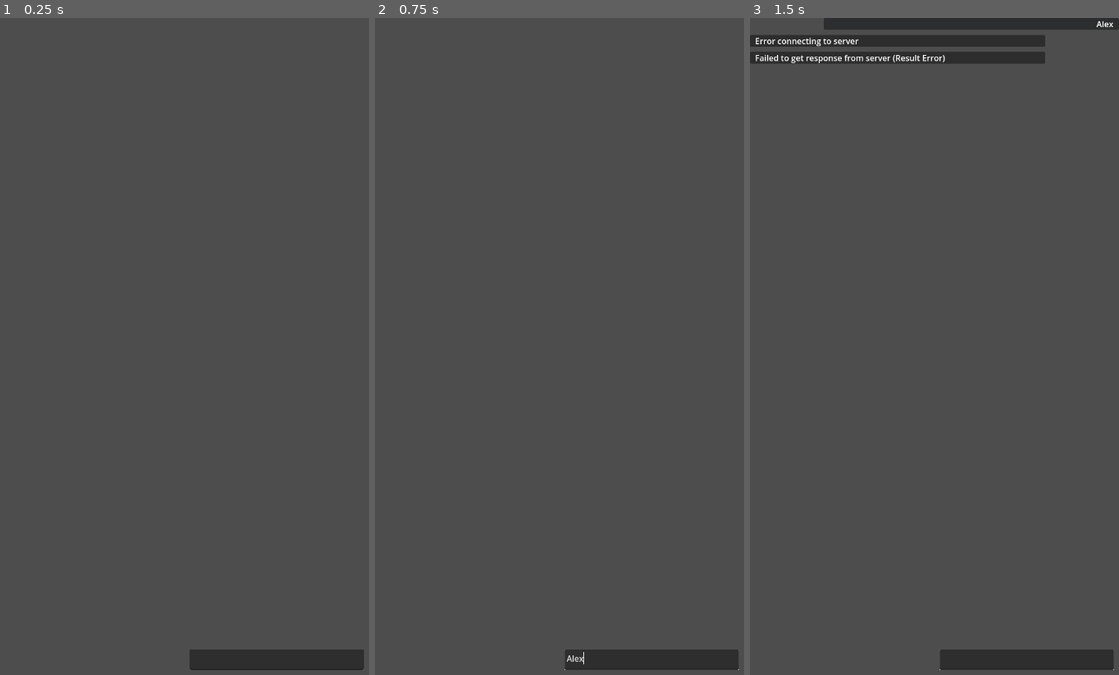
Above: before the commit, frames 1-3 (left to right).
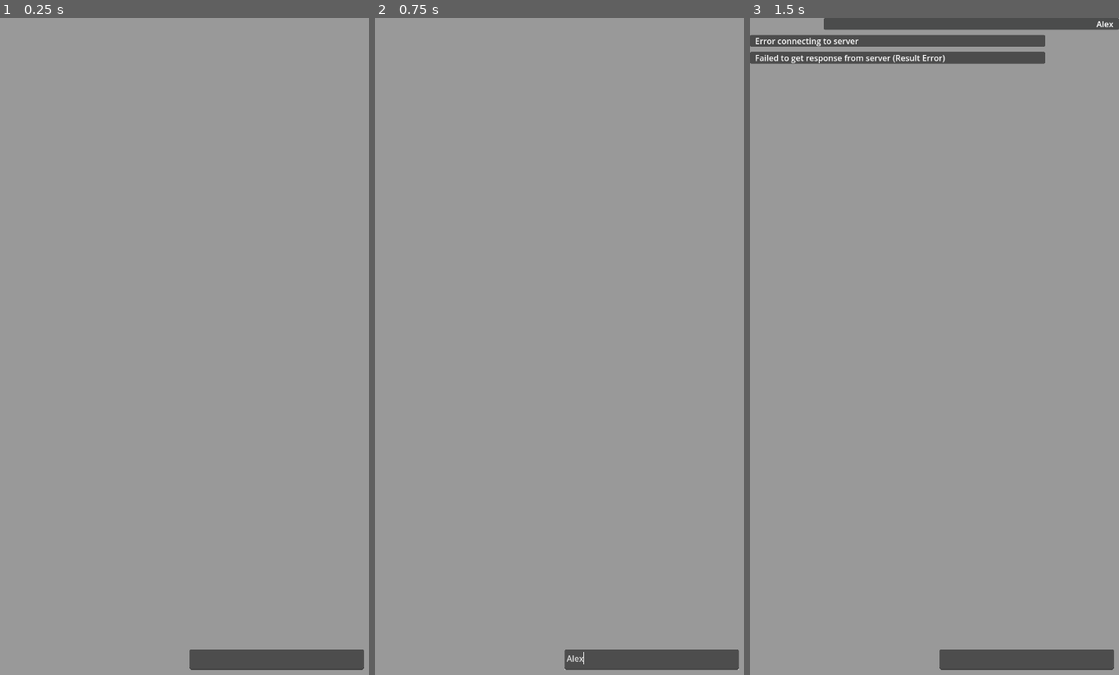
Above: after the commit, the same moments.

Repository: 0-5788719150923125/praxis
Game: Godot game, scene res://scenes/main.tscn
Same seed, same stepped clock (60 frames per second), same inputs: the game is played once before the commit and once after it.
Inputs (mouse positions are in pixels of both pictures, inside the frame that each line leads up to):
- Up to frame 1 (0.25 s): no input
- Up to frame 2 (0.75 s): click (651, 661) at 0.52 s; type "Alex" at 0.6 s
- Up to frame 3 (1.5 s): tap Enter at 1.25, 1.35 s; move the mouse to (1015, 313) at 1.27 s; click (1015, 313) at 1.42 s

The runs differ from the first frame. In frame 1, 100% of the frame differs, in the area x 0-100%, y 0-100%; in frame 2, 100%; in frame 3, 100%.

Commit message:
fight with godot

Diff:
--- a/axis/project.godot
+++ b/axis/project.godot
@@ -13,6 +13,7 @@
 config/name="Axis"
 run/main_scene="res://scenes/main.tscn"
 config/features=PackedStringArray("4.3", "Mobile")
+boot_splash/show_image=false
 config/icon="res://icon.png"
 
 [display]
--- a/axis/scenes/chat_interface.tscn
+++ b/axis/scenes/chat_interface.tscn
@@ -4,6 +4,15 @@
 
 [node name="ChatInterface" type="CanvasLayer"]
 script = ExtResource("1_v8f8w")
+
+[node name="BackgroundTouch" type="Control" parent="."]
+process_mode = 3
+layout_mode = 3
+anchors_preset = 15
+anchor_right = 1.0
+anchor_bottom = 1.0
+grow_horizontal = 2
+grow_vertical = 2
 
 [node name="UIRoot" type="Control" parent="."]
 layout_mode = 3
--- a/axis/scripts/chat_interface.gd
+++ b/axis/scripts/chat_interface.gd
@@ -1,93 +1,116 @@
-# chat_interface.gd
 extends CanvasLayer
 
 var message_scene = preload("res://scenes/message.tscn")
 var prompt_manager = PromptManager.new()
+var is_keyboard_visible: bool = false
+var initial_viewport_height: float = 0.0
 
 @onready var ui_root = $UIRoot
 @onready var scroll_container = $UIRoot/ScrollContainer
 @onready var message_container = $UIRoot/ScrollContainer/MessageContainer
 @onready var input_field = $UIRoot/InputContainer/TextEdit
 @onready var http_request = $UIRoot/HTTPRequest
-
-# Add these after your existing variables
-var is_keyboard_visible: bool = false
-var initial_viewport_height: float = 0.0
-var original_input_bottom: float = 0.0
-
-# Modify _ready to store initial heights
+@onready var background_touch = $BackgroundTouch
+@onready var input_container = $UIRoot/InputContainer
+
+const KEYBOARD_OFFSET = 1000
+const INPUT_MARGIN = 10
+const SPECIAL_TOKENS = ["[EOS]", "[TAC]", "[CAT]", "[CTX]", "[XTC]", "[BOS]", "[PAD]"]
+
 func _ready():
-	if not _are_nodes_ready():
-		push_error("Not all nodes are ready!")
-		return
-
-	# Connect HTTP request signal
-	http_request.request_completed.connect(_on_request_completed)
-
-	# Store initial heights
+	_initialize_components()
+	_setup_signals()
+	_setup_layout()
+
+func _initialize_components():
 	initial_viewport_height = get_viewport().get_visible_rect().size.y
-	original_input_bottom = 10  # The default bottom margin we set in _setup_layout
-
-	# Set up the UI layout
-	_setup_layout()
-
-	# Connect to window resize events
-	get_tree().root.size_changed.connect(_on_window_resize)
-
-	# Configure TextEdit for Enter key handling
-	input_field.gui_input.connect(_on_input_gui_input)
-
-	# Make sure TextEdit doesn't create new lines with Enter
 	input_field.wrap_mode = TextEdit.LINE_WRAPPING_BOUNDARY
 	input_field.scroll_fit_content_height = true
-
-	# Add keyboard handling for mobile
-	if OS.has_feature("mobile"):
-		input_field.focus_entered.connect(_on_focus_entered)
-		input_field.focus_exited.connect(_on_focus_exited)
-
-# Alternative _on_focus_entered function using fixed offset
+	input_field.set_script(preload("res://scripts/input_field.gd"))
+
+	# Configure background touch panel
+	var panel = Panel.new()
+	background_touch.add_child(panel)
+	panel.anchor_right = 1.0
+	panel.anchor_bottom = 1.0
+	panel.add_theme_stylebox_override("panel", StyleBoxFlat.new())
+
+func _setup_signals():
+	http_request.request_completed.connect(_on_request_completed)
+	get_tree().root.size_changed.connect(_on_window_resize)
+	input_field.gui_input.connect(_on_input_gui_input)
+	input_field.focus_entered.connect(_on_focus_entered)
+	input_field.focus_exited.connect(_on_focus_exited)
+	background_touch.gui_input.connect(_on_background_touch)
+
+func _setup_layout():
+	# Set up main container
+	ui_root.anchor_right = 1.0
+	ui_root.anchor_bottom = 1.0
+	ui_root.offset_right = 0
+	ui_root.offset_bottom = 0
+
+	# Configure scroll container
+	scroll_container.anchor_right = 1.0
+	scroll_container.anchor_bottom = 1.0
+	scroll_container.offset_bottom = -60
+	scroll_container.vertical_scroll_mode = ScrollContainer.SCROLL_MODE_AUTO
+	scroll_container.horizontal_scroll_mode = ScrollContainer.SCROLL_MODE_DISABLED
+
+	# Configure message container
+	message_container.size_flags_horizontal = Control.SIZE_EXPAND_FILL
+	message_container.size_flags_vertical = Control.SIZE_EXPAND_FILL
+	message_container.add_theme_constant_override("separation", 10)
+
+	# Configure input container
+	input_container.anchor_top = 1.0
+	input_container.anchor_right = 1.0
+	input_container.anchor_bottom = 1.0
+	input_container.offset_left = 10
+	input_container.offset_right = -10
+
+	# Configure input field
+	input_field.size_flags_horizontal = Control.SIZE_EXPAND_FILL
+	input_field.custom_minimum_size.y = 40
+
+	_update_input_position(is_keyboard_visible)
+
+func _update_input_position(keyboard_visible: bool):
+	var offset = KEYBOARD_OFFSET if keyboard_visible and OS.has_feature("mobile") else 0
+	input_container.offset_top = -50 - offset
+	input_container.offset_bottom = -INPUT_MARGIN - offset
+	scroll_container.offset_bottom = -(50 + INPUT_MARGIN) - offset  # Match input container height
+
 func _on_focus_entered() -> void:
+	is_keyboard_visible = true
 	if OS.has_feature("mobile"):
 		await get_tree().create_timer(0.05).timeout
-
-		is_keyboard_visible = true
-		var input_container = $UIRoot/InputContainer
-
-		# Use a fixed large offset that works for most keyboards
-		var keyboard_offset = 1000  # Adjust this value based on testing
-
-		# Move input container up
-		input_container.offset_bottom = -keyboard_offset - 10
-		input_container.offset_top = -keyboard_offset - 50
-
-		# Adjust scroll container
-		scroll_container.offset_bottom = -keyboard_offset - 50
+		_update_input_position(true)
 
 func _on_focus_exited() -> void:
-	if OS.has_feature("mobile") and is_keyboard_visible:
-		is_keyboard_visible = false
-		var input_container = $UIRoot/InputContainer
-
-		# Reset to original positions from _setup_layout
-		input_container.offset_bottom = -original_input_bottom
-		input_container.offset_top = -50
-		scroll_container.offset_bottom = -60
-
-# Modify _on_window_resize to handle keyboard state
+	is_keyboard_visible = false
+	_update_input_position(false)
+
+func _on_background_touch(event: InputEvent) -> void:
+	if (event is InputEventMouseButton or event is InputEventScreenTouch) and event.pressed:
+		if not Rect2(input_field.global_position, input_field.size).has_point(event.global_position):
+			input_field.release_focus()
+			get_viewport().set_input_as_handled()
+
 func _on_window_resize():
 	var current_height = get_viewport().get_visible_rect().size.y
-
-	# If height increased significantly, keyboard probably closed
 	if current_height >= initial_viewport_height and is_keyboard_visible:
 		_on_focus_exited()
 
 	_setup_layout()
-
-	# Update all existing messages
+	_update_message_sizes()
+
+func _update_message_sizes():
+	var max_width = min(get_viewport().size.x - 40, 600)  # 20px padding on each side
 	for message in message_container.get_children():
 		if message.has_method("set_message"):
-			message.custom_minimum_size.x = min(get_viewport().size.x * 0.8, 600)
+			message.custom_minimum_size.x = max_width
+			message.size.x = max_width
 
 func _notification(what: int) -> void:
 	match what:
@@ -99,187 +122,98 @@
 			if is_keyboard_visible:
 				_on_focus_exited()
 
-func _setup_layout():
-	# UIRoot should fill the viewport
-	ui_root.anchor_right = 1.0
-	ui_root.anchor_bottom = 1.0
-	ui_root.offset_right = 0
-	ui_root.offset_bottom = 0
-
-	# ScrollContainer should fill most of the space
-	scroll_container.anchor_right = 1.0
-	scroll_container.anchor_bottom = 1.0
-	scroll_container.offset_bottom = -60  # Leave space for input
-	scroll_container.vertical_scroll_mode = ScrollContainer.SCROLL_MODE_AUTO
-	scroll_container.horizontal_scroll_mode = ScrollContainer.SCROLL_MODE_DISABLED
-
-	# Message container should expand to fill scroll container
-	message_container.size_flags_horizontal = Control.SIZE_EXPAND_FILL
-	message_container.size_flags_vertical = Control.SIZE_EXPAND_FILL
-	message_container.add_theme_constant_override("separation", 10)  # Space between messages
-
-	# Input container at bottom
-	var input_container = $UIRoot/InputContainer
-	input_container.anchor_top = 1.0
-	input_container.anchor_right = 1.0
-	input_container.anchor_bottom = 1.0
-	input_container.offset_top = -50
-	input_container.offset_left = 10
-	input_container.offset_right = -10
-	input_container.offset_bottom = -10
-
-	# TextEdit should expand horizontally
-	input_field.size_flags_horizontal = Control.SIZE_EXPAND_FILL
-	input_field.custom_minimum_size.y = 40
-
-func _are_nodes_ready() -> bool:
-	return ui_root != null and \
-		   scroll_container != null and \
-		   message_container != null and \
-		   input_field != null and \
-		   http_request != null
-
 func _on_input_gui_input(event: InputEvent):
-	if event is InputEventKey and event.pressed:
-		if event.keycode == KEY_ENTER or event.keycode == KEY_KP_ENTER:
-			if !event.shift_pressed:  # Shift+Enter can be used for newline if we want to support that
-				event.pressed = false  # Consume the event
-				_send_message()
-				get_viewport().set_input_as_handled()
+	if event is InputEventKey and event.pressed and not event.shift_pressed:
+		if event.keycode in [KEY_ENTER, KEY_KP_ENTER]:
+			_send_message()
+			get_viewport().set_input_as_handled()
 
 func _send_message():
 	var text = input_field.text.strip_edges()
 	if text.length() > 0:
-		add_message(text, true)  # true for user message
+		add_message(text, true)
 		prompt_manager.add_message("INK", text)
 		send_to_api(prompt_manager.build_prompt())
 		input_field.text = ""
+		if is_keyboard_visible:
+			input_field.release_focus()
 
 func add_message(text: String, is_user: bool):
 	var message = message_scene.instantiate()
 	message_container.add_child(message)
 	message.set_message(text, is_user)
-	# Wait for next frame to ensure message is properly sized
 	await get_tree().process_frame
 	scroll_container.scroll_vertical = scroll_container.get_v_scroll_bar().max_value
 
 func send_to_api(text: String):
-	var headers = ["Content-Type: application/json"]
-	print("Sending prompt to API: ", text)  # Debug print
-
 	var body = JSON.stringify({
-			"prompt": text,
-			"do_sample": true,
-			"temperature": 0.45,
-			"max_new_tokens": 128,
-			"eta_cutoff": 0.002,
-			"penalty_alpha": 0.4,
-			"top_k": 4,
-			"repetition_penalty": 1.35,
-			"stop_strings": ["\nINK:", "\nPEN:"],
-			#"stop_strings": ["INK", "PEN"],
-			"skip_special_tokens": false
-		})
-
-	var error = http_request.request("http://192.168.5.94:2100/input/", headers, HTTPClient.METHOD_POST, body)
+		"prompt": text,
+		"do_sample": true,
+		"temperature": 0.45,
+		"max_new_tokens": 128,
+		"eta_cutoff": 0.002,
+		"penalty_alpha": 0.4,
+		"top_k": 4,
+		"repetition_penalty": 1.35,
+		"stop_strings": ["\nINK:", "\nPEN:"],
+		"skip_special_tokens": false
+	})
+
+	var error = http_request.request(
+		"http://192.168.5.94:2100/input/",
+		["Content-Type: application/json"],
+		HTTPClient.METHOD_POST,
+		body
+	)
+
 	if error != OK:
 		add_message("Error connecting to server", false)
 
-const SPECIAL_TOKENS = [
-	"[EOS]",
-	"[TAC]",
-	"[CAT]",
-	"[CTX]",
-	"[XTC]",
-	"[BOS]",
-	"[PAD]"
-]
+func _extract_last_response(full_response: String) -> String:
+	if full_response.strip_edges().is_empty():
+		return "Error: Empty response from server"
+
+	var parts = full_response.split("PEN:", false)
+	if parts.size() <= 0:
+		return "Error: Malformed response"
+
+	var response = parts[-1].strip_edges()
+	var ink_index = response.find("INK:")
+	if ink_index != -1:
+		response = response.substr(0, ink_index).strip_edges()
+
+	response = _strip_special_tokens(response)
+	return "Error: No valid response content" if response.strip_edges().is_empty() else response
 
 func _strip_special_tokens(text: String) -> String:
 	var cleaned_text = text
 	for token in SPECIAL_TOKENS:
-		# Remove the token and any whitespace that might be around it
 		cleaned_text = cleaned_text.replace(token, "")
 	return cleaned_text.strip_edges()
 
-func _extract_last_response(full_response: String) -> String:
-	print("Full response received: ", full_response)  # Debug print
-
-	# If response is empty or just whitespace
-	if full_response.strip_edges() == "":
-		return "Error: Empty response from server"
-
-	# Find the last occurrence of "PEN:"
-	var parts = full_response.split("PEN:", false)
-	if parts.size() <= 0:
-		return "Error: Malformed response"
-
-	# Get the last part (most recent response)
-	var response = parts[-1].strip_edges()
-
-	# Stop at INK: if present
-	var ink_index = response.find("INK:")
-	if ink_index != -1:
-		response = response.substr(0, ink_index).strip_edges()
-
-	# Strip special tokens
-	response = _strip_special_tokens(response)
-
-	# If we ended up with empty string after cleaning
-	if response.strip_edges() == "":
-		return "Error: No valid response content"
-
-	return response
-
-func _on_request_completed(result, response_code, headers, body: PackedByteArray):
+func _on_request_completed(result: int, response_code: int, headers: PackedStringArray, body: PackedByteArray):
 	if result != HTTPRequest.RESULT_SUCCESS:
 		add_message("Failed to get response from server (Result Error)", false)
 		return
 
-	# Check for specific HTTP status codes
 	if response_code != 200:
 		add_message("Server returned error code: " + str(response_code), false)
-		print("Error response: ", body.get_string_from_utf8())
 		return
 
-	# Decode and parse response
+	var json = JSON.new()
 	var response_text = body.get_string_from_utf8()
-	print("Raw server response: ", response_text)  # Debug print
-
-	# Try to parse as JSON
-	var json = JSON.new()
-	var parse_result = json.parse(response_text)
-
-	if parse_result != OK:
-		var error_msg = "Failed to parse response: " + json.get_error_message()
-		print("Parse error: ", error_msg)
-		print("Response was: ", response_text)
-		add_message(error_msg, false)
+
+	if json.parse(response_text) != OK or not json.get_data().has("response"):
+		add_message("Failed to parse response: " + json.get_error_message(), false)
 		return
 
-	var response_data = json.get_data()
-	if response_data == null:
-		add_message("No valid data in response", false)
-		return
-
-	if not response_data.has("response"):
-		add_message("Unexpected response format", false)
-		print("Unexpected format: ", response_data)
-		return
-
-	# Extract just the new response from the full text
-	var full_response = response_data.get("response")
-	var clean_response = _extract_last_response(full_response)
-
-	# Don't add error messages to prompt manager
+	var clean_response = _extract_last_response(json.get_data().get("response"))
 	if not clean_response.begins_with("Error:"):
 		prompt_manager.add_message("PEN", clean_response)
 
 	add_message(clean_response, false)
 
 func clear_chat_history():
-	# Clear visual messages
 	for child in message_container.get_children():
 		child.queue_free()
-	# Clear prompt history
 	prompt_manager.clear_history()
--- /dev/null
+++ b/axis/scripts/input_field.gd
@@ -0,0 +1,16 @@
+# input_field.gd
+extends TextEdit
+
+func _input(event: InputEvent):
+	if has_focus():  # Only check if we actually have focus
+		if event is InputEventMouseButton and event.is_pressed() and event.button_index == MOUSE_BUTTON_LEFT:
+			var evLocal = make_input_local(event)
+			if !Rect2(Vector2(), size).has_point(evLocal.position):
+				release_focus()
+				get_viewport().set_input_as_handled()
+		elif event is InputEventScreenTouch and event.is_pressed():
+			# Also handle touch events for mobile
+			var evLocal = make_input_local(event)
+			if !Rect2(Vector2(), size).has_point(evLocal.position):
+				release_focus()
+				get_viewport().set_input_as_handled()
